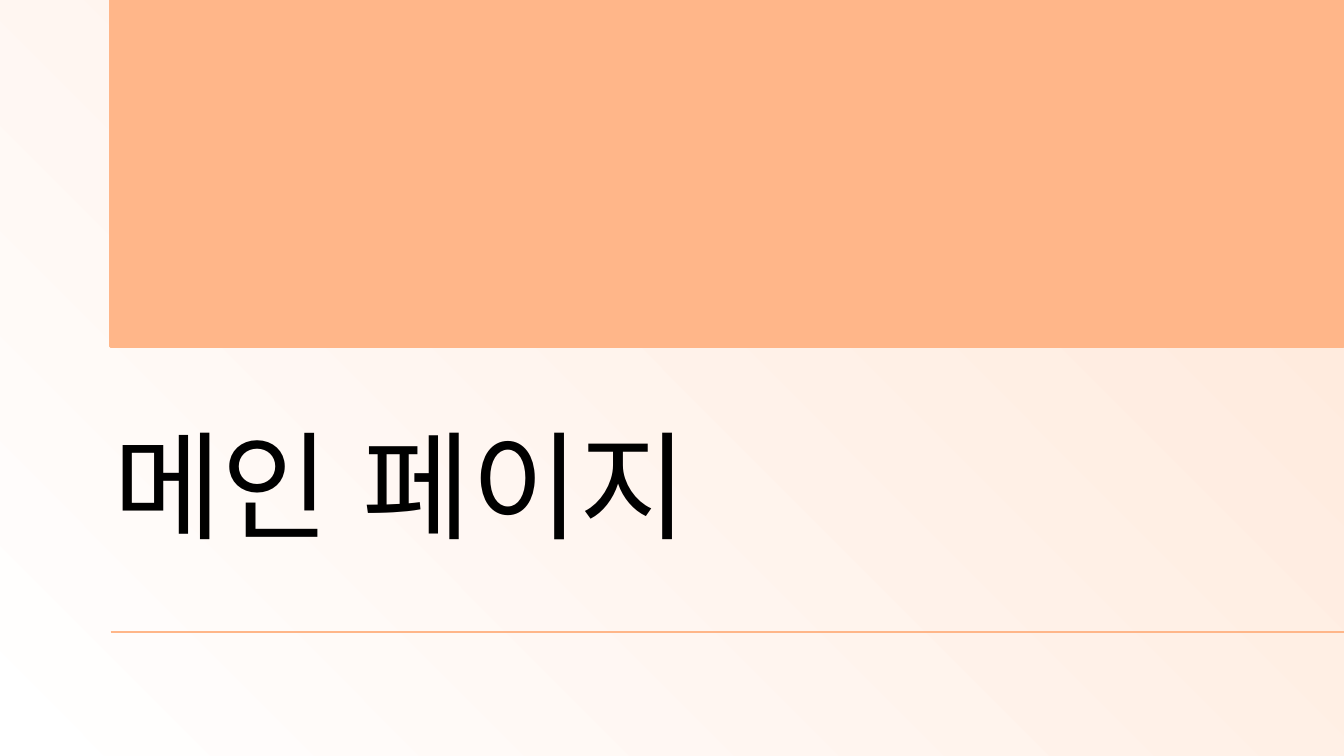
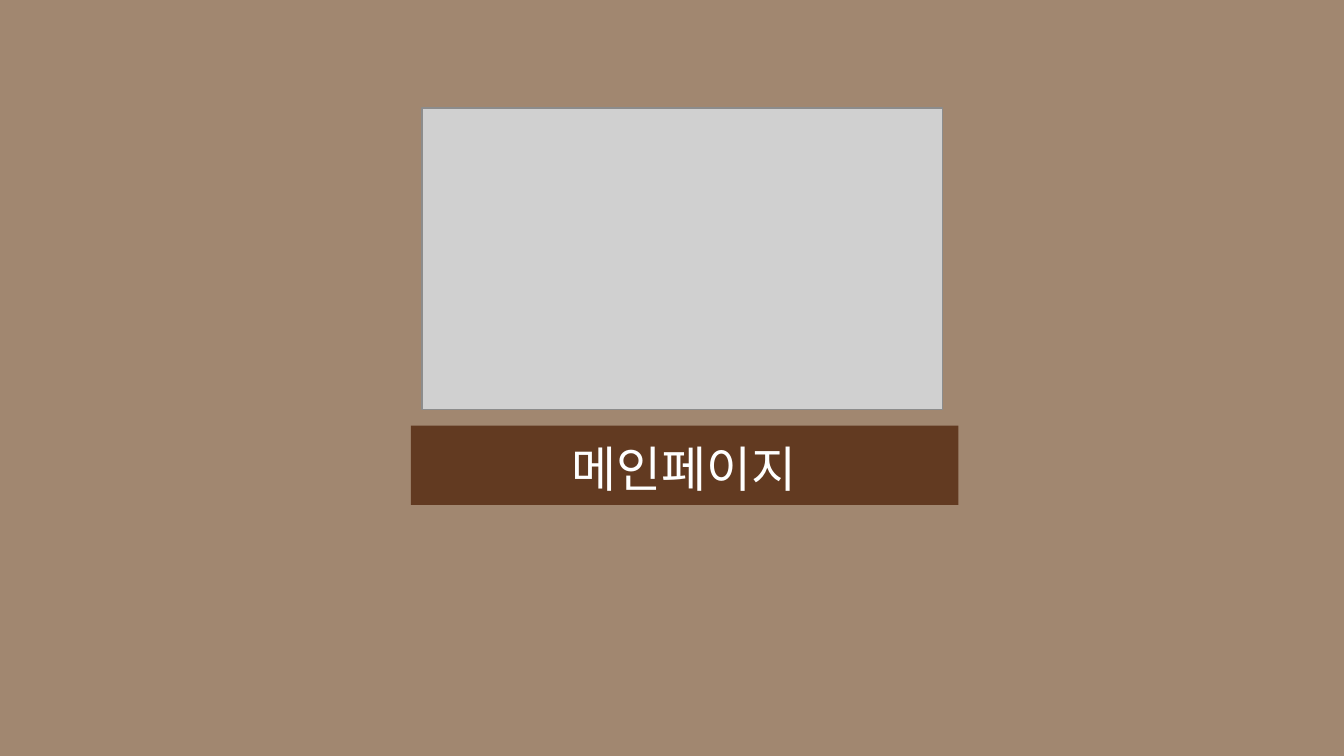
Before and after one commit to Jogging-Kim-Chaebak/PuppyPlaytime, a slide deck: slide 2 of 프로젝트 산출물/9. 스토리보드/Puppy Playtime 사용자 스토리보드.pptx. Drawn at 1344x756 pixels with LibreOffice and Linux fonts; fonts in the diff are those of the drawing; grey boxes stand for pictures. Boxes give left, top, right and bottom in pixels: in the first picture for what was removed or moved away, otherwise in the second. Text is boxed around its words. In the diff, an @@ line names an element or a change of style, - is before the commit and + after.

```diff
--- a/프로젝트 산출물/9. 스토리보드/Puppy Playtime 사용자 스토리보드.pptx
+++ b/프로젝트 산출물/9. 스토리보드/Puppy Playtime 사용자 스토리보드.pptx
@@ background gradient #FFE7D8 to #FFFFFF to #A18770 @@
@@ picture added at bbox=[422, 108, 942, 409] @@
@@ rectangle: place and size @@
-rectangle at bbox=[110, 0, 1343, 345]
+rectangle at bbox=[411, 426, 958, 505]
@@ rectangle at bbox=[411, 426, 958, 505]: fill #FFB689 to #623A21; outline #FFB689 1.5 pt to none @@
@@ title at bbox=[571, 446, 796, 491]: text changed; size 63 to 26.3 pt; font Noto Sans CJK KR to Arial; text colour #000000 to #FFFFFF @@
-메인 페이지
+메인페이지
@@ line removed from (110, 632) to (1344, 632) @@
```
Also in this commit, not shown: 12 other slides changed, 2 slides added, 1 other file.
